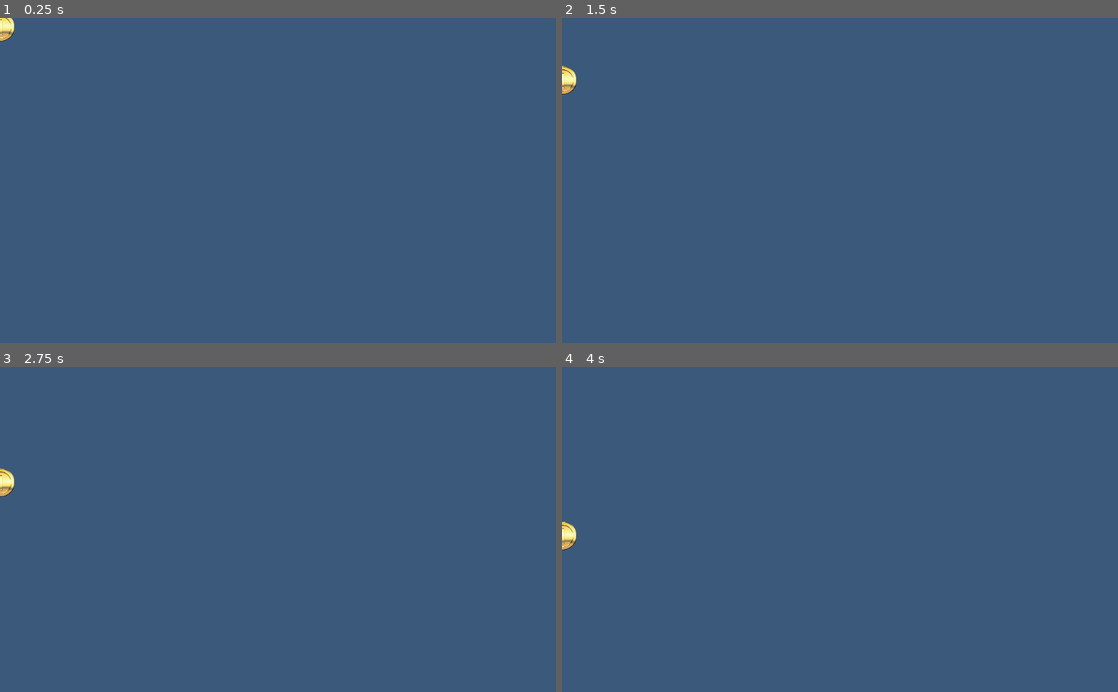
Above: before the commit, frames 1-4 (two rows, left to right).
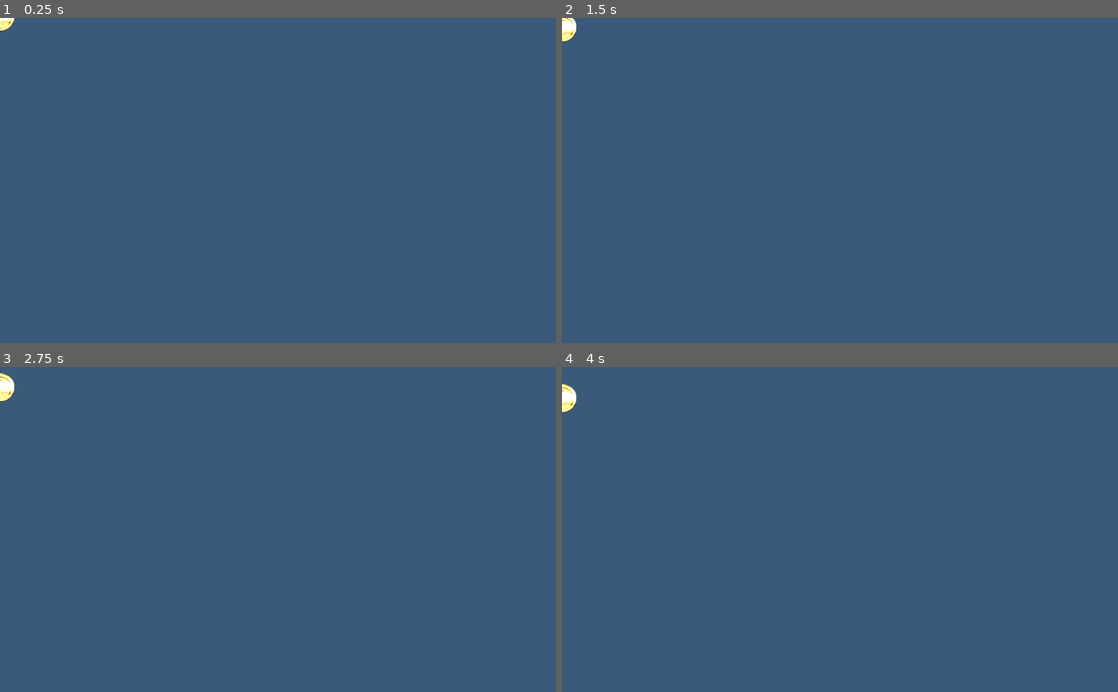
Above: after the commit, the same moments.

Repository: Ludrak/ready_player_42
Game: Godot game, scene res://Scenes/Game Objects/Loot/Loot.tscn
Same seed, same stepped clock (60 frames per second), same inputs: the game is played once before the commit and once after it. This scene is started directly instead of the project's main scene.
Inputs (mouse positions are in pixels of both pictures, inside the frame that each line leads up to):
- Up to frame 1 (0.25 s): no input
- Up to frame 2 (1.5 s): move the mouse to (962, 164) at 0.52 s; hold Right (ui_right) from 0.53 s (still down); tap Space (ui_select) at 0.77 s; move the mouse to (728, 196) at 1.27 s
- Up to frame 3 (2.75 s): tap Space (ui_select) at 1.52 s; move the mouse to (333, 458) at 2.02 s; release Right (ui_right) at 2.03 s; hold Left (ui_left) from 2.03 s (still down)
- Up to frame 4 (4 s): move the mouse to (812, 594) at 2.77 s; release Left (ui_left) at 2.78 s; hold Right (ui_right) from 2.78 s (still down); tap Space (ui_select) at 3.02, 3.77 s; move the mouse to (1006, 578) at 3.52 s

The runs differ from the first frame. In frame 1, 0.1% of the frame differs, in the area x 0-3%, y 0-8%; in frame 2, 0.4%; in frame 3, 0.4%, in the area x 0-3%, y 1-40%; in frame 4, 0.4%.

Commit message:
added barrels loots + tweaket magneticity

Diff:
--- a/Scenes/Game Objects/Loot/Loot.tscn
+++ b/Scenes/Game Objects/Loot/Loot.tscn
@@ -1,13 +1,14 @@
-[gd_scene load_steps=6 format=2]
+[gd_scene load_steps=7 format=2]
 
 [ext_resource path="res://Resources/Assets/coin_reflecting.png" type="Texture" id=1]
 [ext_resource path="res://Sources/Loot/Loot.gd" type="Script" id=2]
+[ext_resource path="res://Resources/Assets/light2.png" type="Texture" id=3]
 
 [sub_resource type="CircleShape2D" id=1]
 radius = 30.5
 
 [sub_resource type="CircleShape2D" id=2]
-radius = 175.0
+radius = 407.228
 
 [sub_resource type="CircleShape2D" id=3]
 
@@ -39,5 +40,10 @@
 
 [node name="CollisionShape2D" type="CollisionShape2D" parent="PickUpArea"]
 shape = SubResource( 3 )
+
+[node name="Light2D" type="Light2D" parent="."]
+position = Vector2( 0.890869, 2.6727 )
+scale = Vector2( 0.532278, 0.532278 )
+texture = ExtResource( 3 )
 [connection signal="body_entered" from="AttractionArea" to="." method="_on_AttractionArea_body_entered"]
 [connection signal="body_entered" from="PickUpArea" to="." method="_on_PickUpArea_body_entered"]
--- a/Scenes/Main.tscn
+++ b/Scenes/Main.tscn
@@ -8,7 +8,7 @@
 [ext_resource path="res://Scenes/World Assets/StorageContainer.tscn" type="PackedScene" id=6]
 [ext_resource path="res://Scenes/World Assets/Plateform.tscn" type="PackedScene" id=7]
 [ext_resource path="res://Scenes/World Assets/Barrel.tscn" type="PackedScene" id=8]
-[ext_resource path="res://Scenes/Effects/Explosion.tscn" type="PackedScene" id=9]
+[ext_resource path="res://Scenes/World Assets/ExplosiveBarrel.tscn" type="PackedScene" id=9]
 [ext_resource path="res://Scenes/Game Objects/PowerUps/WeaponPowerUp.tscn" type="PackedScene" id=10]
 [ext_resource path="res://Scenes/Game Objects/Weapons/FireArm.tscn" type="PackedScene" id=11]
 
@@ -53,10 +53,12 @@
 position = Vector2( 1491.63, -498.346 )
 weapon = ExtResource( 11 )
 
+[node name="ExplosiveBarrel" parent="." instance=ExtResource( 9 )]
+position = Vector2( 1977.57, 427.097 )
+
+[node name="ExplosiveBarrel2" parent="." instance=ExtResource( 9 )]
+position = Vector2( 2077.69, 428.431 )
+
 [node name="Barrel" parent="." instance=ExtResource( 8 )]
-position = Vector2( 2178.23, 411.919 )
-loot = ExtResource( 9 )
-
-[node name="Barrel2" parent="." instance=ExtResource( 8 )]
-position = Vector2( 2309.04, 416.676 )
-loot = ExtResource( 9 )
+position = Vector2( 2468.8, -52.1109 )
+rotation = -0.653322
--- /dev/null
+++ b/Scenes/World Assets/ExplosiveBarrel.tscn
@@ -0,0 +1,22 @@
+[gd_scene load_steps=5 format=2]
+
+[ext_resource path="res://Resources/Assets/barrel-explosive.png" type="Texture" id=1]
+[ext_resource path="res://Sources/Containers/Barrel.gd" type="Script" id=2]
+[ext_resource path="res://Scenes/Effects/Explosion.tscn" type="PackedScene" id=3]
+
+[sub_resource type="RectangleShape2D" id=1]
+extents = Vector2( 36.4331, 46.7911 )
+
+[node name="ExplosiveBarrel" type="RigidBody2D"]
+collision_layer = 32
+collision_mask = 35
+script = ExtResource( 2 )
+loot = ExtResource( 3 )
+
+[node name="Sprite" type="Sprite" parent="."]
+z_index = -1
+texture = ExtResource( 1 )
+
+[node name="CollisionShape2D" type="CollisionShape2D" parent="."]
+position = Vector2( 0, 1.40307 )
+shape = SubResource( 1 )
--- a/Sources/Loot/Loot.gd
+++ b/Sources/Loot/Loot.gd
@@ -5,8 +5,8 @@
 
 var magnetic_target = null setget set_magnetic_target
 
-var magnetic_force_self = 1000
-var magnetic_force_target = 1000
+var magnetic_force_self = 2000
+var magnetic_force_target = 2000
 var magnetic_factor = -300
 
 var magnetic_force = magnetic_factor * magnetic_force_self * magnetic_force_self
@@ -36,9 +36,11 @@
 	else:
 		print("Warning: '", body.name, "' doesn't have the '", attribute, "' attribute!")
 
+
 func _physics_process(delta):
 	pass
 
+var	x = 0
 func _integrate_forces(state):
 	var delta = state.step
 
@@ -52,4 +54,6 @@
 		var direction = to_target / distance
 
 		magneticity = direction * (-1 * magnetic_force / (distance * distance))
-	state.linear_velocity = (velocity + magneticity + gravity) * delta
+	state.linear_velocity = (velocity + magneticity - (gravity * ((sin (x)) * 40 * delta - 0.2))) * delta
+	x += 5 *  delta
+	print (state.linear_velocity)
Binary file added: Resources/Assets/barrel-explosive.png
Not shown, added: Resources/Assets/barrel-explosive.png.import
